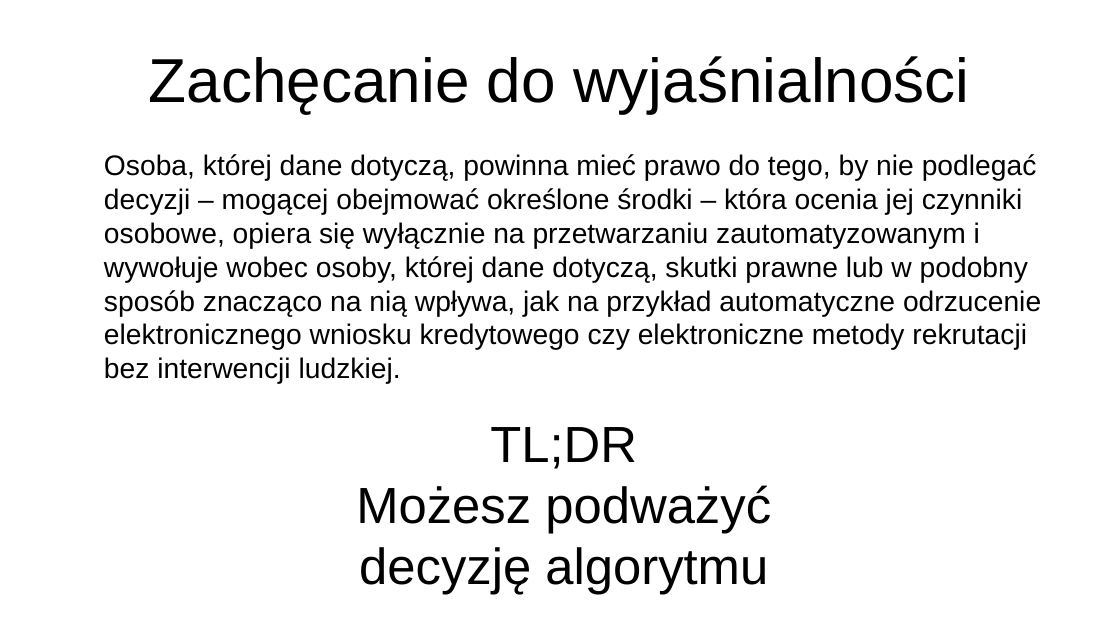
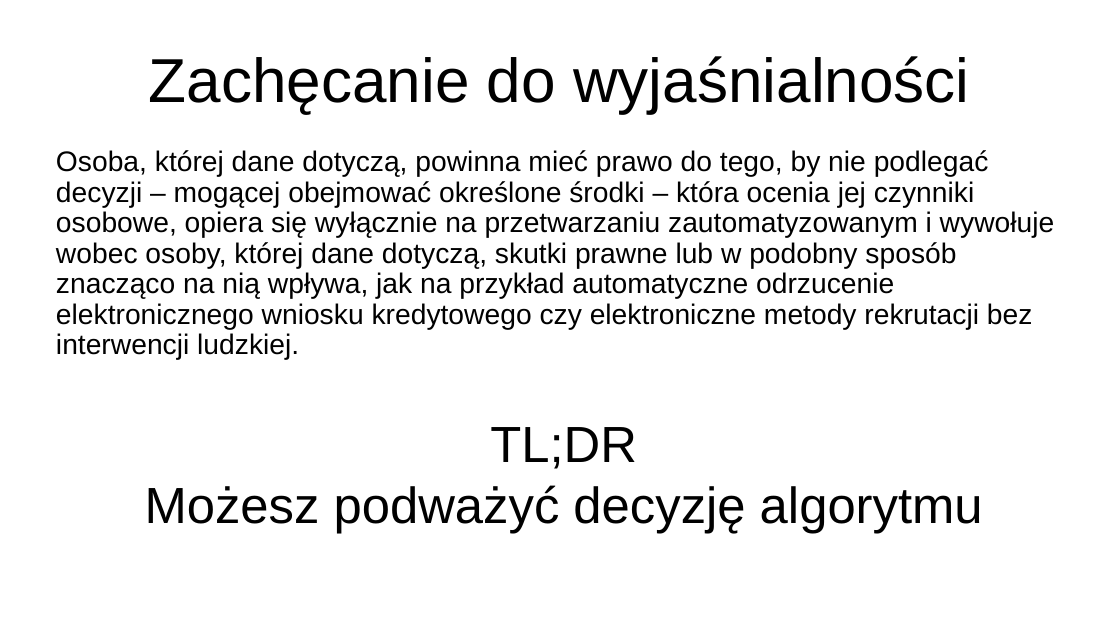
Before and after one commit to bogdankjastrzebski/WarsztatyBadawcze2, a slide deck: slide 12 of prezentacja/blackBox.odp (slide 2 before the commit). Drawn at 1120x630 pixels with LibreOffice and Linux fonts; fonts in the diff are those of the drawing. Boxes give left, top, right and bottom in pixels: in the first picture for what was removed or moved away, otherwise in the second. Text is boxed around its words. In the diff, an @@ line names an element or a change of style, - is before the commit and + after.

```diff
--- a/prezentacja/blackBox.odp
+++ b/prezentacja/blackBox.odp
@@ text "Osoba, której dane dotyczą, powinna ..." at <box>56,150,1055,360</box>: indent changed; line spacing 1 to 0.9 @@
@@ text "TL;DR" rewrapped from <box>356,427,771,594</box> to <box>145,427,983,533</box> @@
```
Also in this commit, not shown: 8 other slides changed, 10 slides added, 1 other file.
